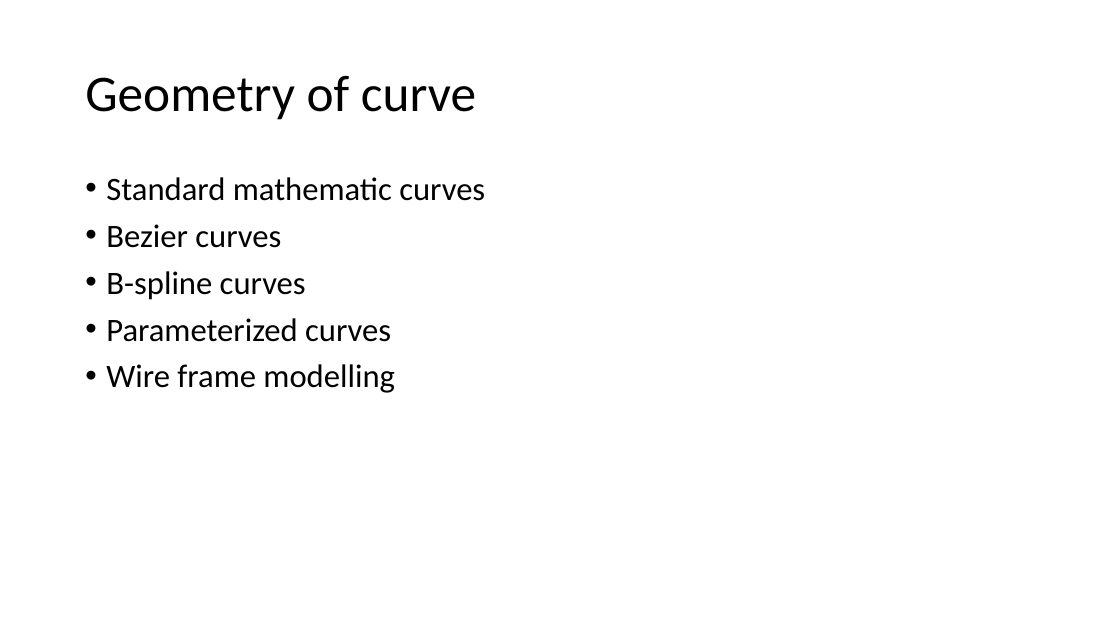
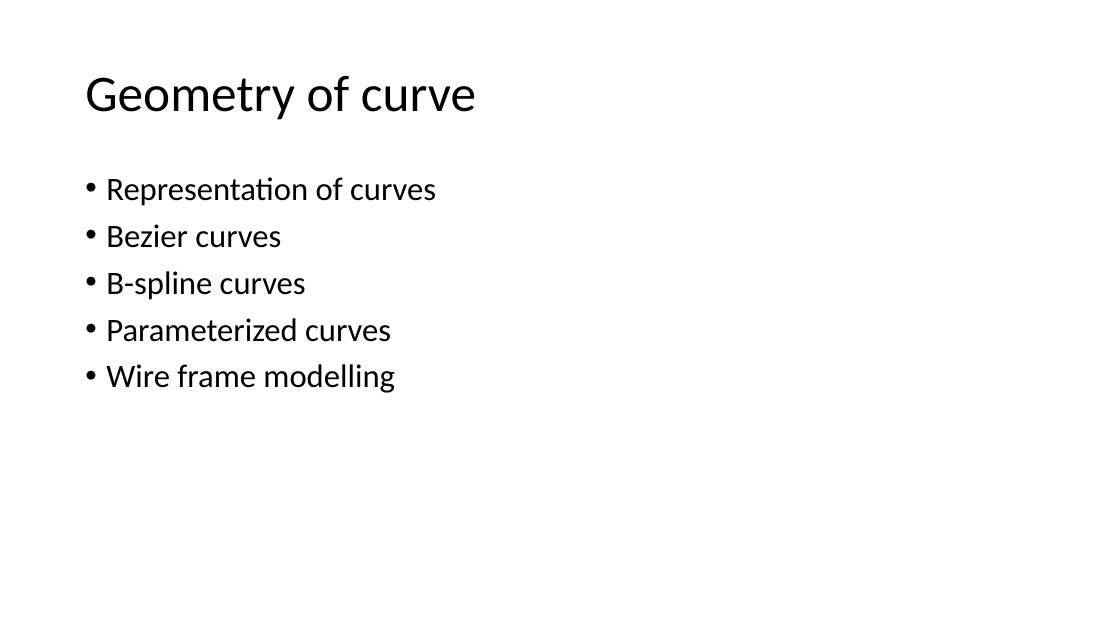
Before and after one commit to Jinny-Ching/cad_cam_course, a slide deck: slide 39 of CAD_CAM.pptx (slide 40 before the commit). Drawn at 1120x630 pixels with LibreOffice and Linux fonts; fonts in the diff are those of the drawing. Boxes give left, top, right and bottom in pixels: in the first picture for what was removed or moved away, otherwise in the second. Text is boxed around its words. In the diff, an @@ line names an element or a change of style, - is before the commit and + after.

Commit message:
goemetric modelling-curve

```diff
--- a/CAD_CAM.pptx
+++ b/CAD_CAM.pptx
@@ text at (106,177,436,206): text changed @@
-• Standard mathematic curves
+• Representation of curves
```
Also in this commit, not shown: 6 other slides changed, 9 slides added, 1 slide removed.
